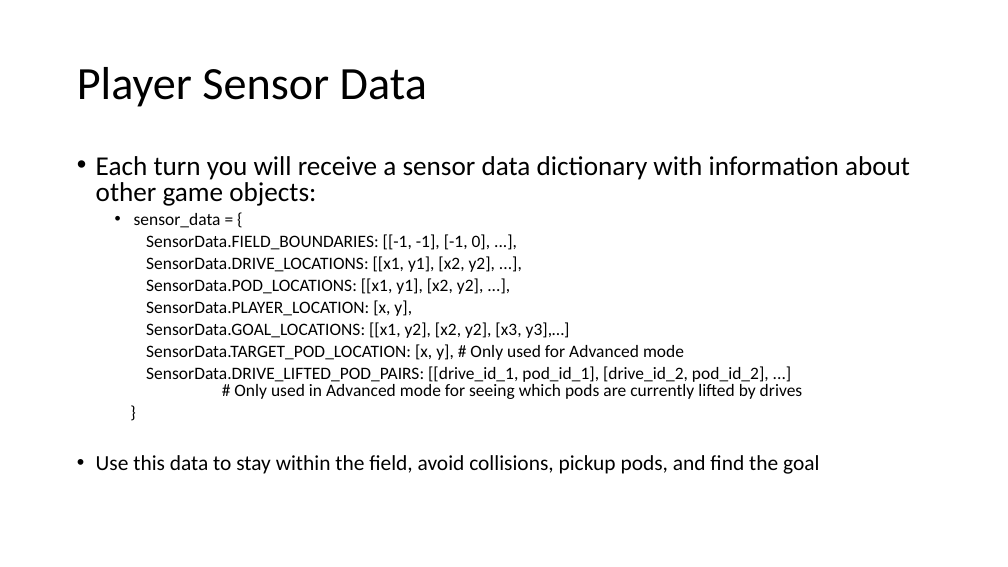
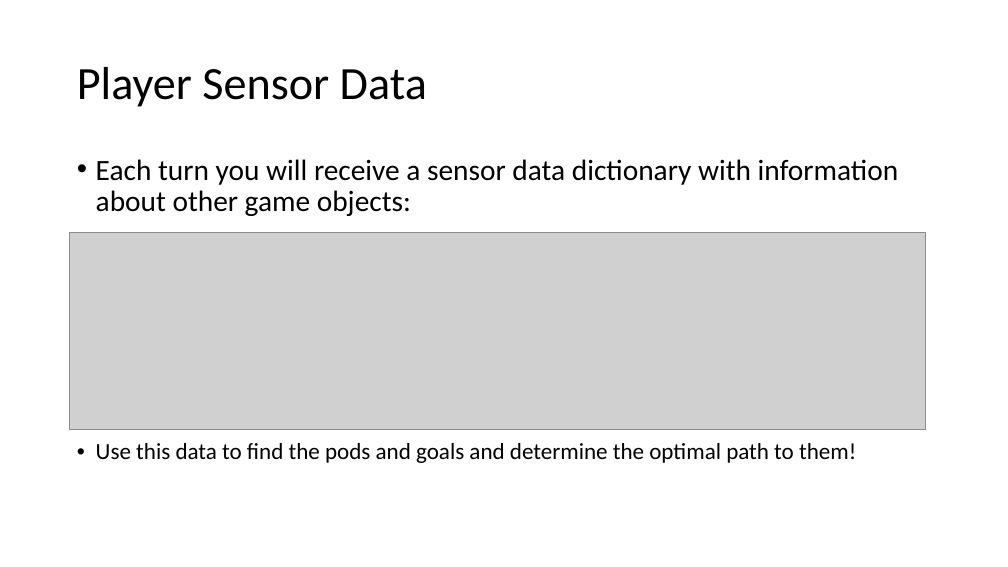
Before and after one commit to RidaHurrani/Amazon2025, a slide deck: slide 8 of slideshow/WLU_AR_Day_Activity_Instructions.pptx. Drawn at 1008x567 pixels with LibreOffice and Linux fonts; fonts in the diff are those of the drawing; grey boxes stand for pictures. Boxes give left, top, right and bottom in pixels: in the first picture for what was removed or moved away, otherwise in the second. Text is boxed around its words. In the diff, an @@ line names an element or a change of style, - is before the commit and + after.

```diff
--- a/slideshow/WLU_AR_Day_Activity_Instructions.pptx
+++ b/slideshow/WLU_AR_Day_Activity_Instructions.pptx
@@ text at bbox=[96, 159, 899, 216]: size 25.9 to 28 pt in "Each turn you will receive a sensor ..."; line spacing 0.8 to 0.9 @@
@@ picture added at bbox=[70, 232, 926, 429] @@
@@ text at bbox=[96, 443, 856, 463]: text changed; size 16.6 to 22 pt @@
-  • sensor_data = {
-  SensorData.FIELD_BOUNDARIES: [[-1, -1], [-1, 0], ...],
-  SensorData.DRIVE_LOCATIONS: [[x1, y1], [x2, y2], ...],
-  SensorData.POD_LOCATIONS: [[x1, y1], [x2, y2], ...],
-  SensorData.PLAYER_LOCATION: [x, y],
-  SensorData.GOAL_LOCATIONS: [[x1, y2], [x2, y2], [x3, y3],…]
-  SensorData.TARGET_POD_LOCATION: [x, y], # Only used for Advanced mode
-  SensorData.DRIVE_LIFTED_POD_PAIRS: [[drive_id_1, pod_id_1], [drive_id_2, pod_id_2], ...]
-  # Only used in Advanced mode for seeing which pods are currently lifted by drives
-  }
-• Use this data to stay within the field, avoid collisions, pickup pods, and find the goal
+• Use this data to find the pods and goals and determine the optimal path to them!
```
Also in this commit, not shown: 4 other slides changed, 1 other file.
